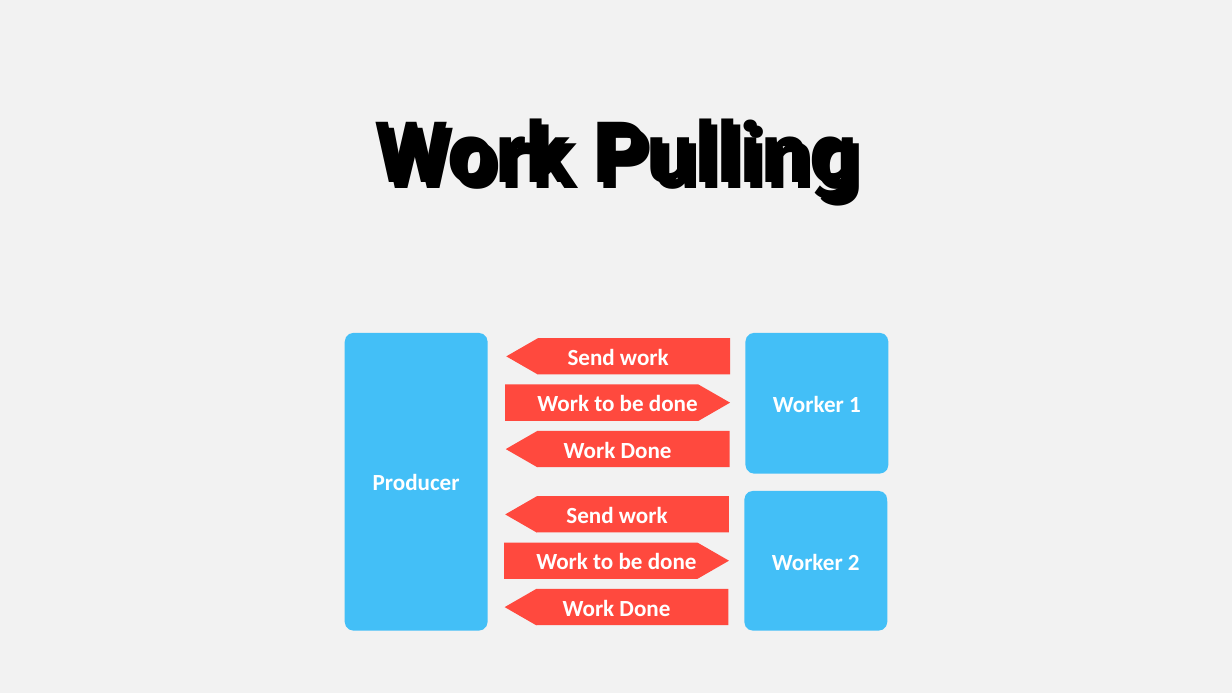
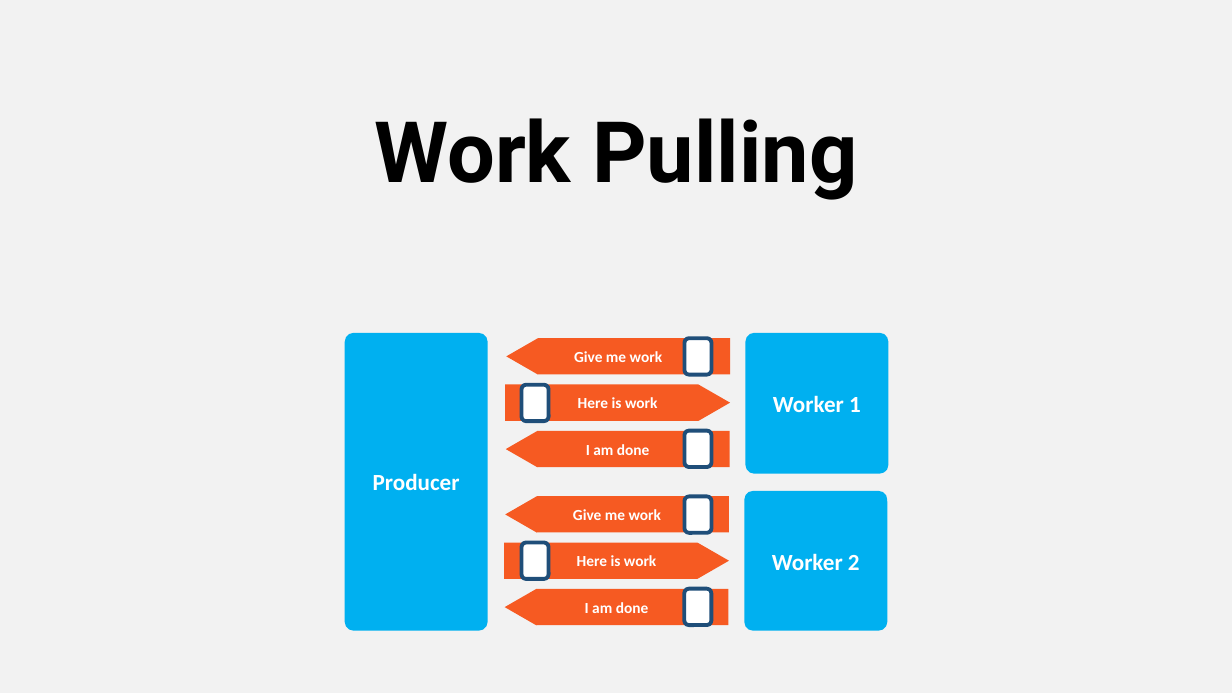
Before and after one commit to asynkron/website, a slide deck: slide 34 of media/logo.pptx (slide 36 before the commit). Drawn at 1232x693 pixels with LibreOffice and Linux fonts; fonts in the diff are those of the drawing. Boxes give left, top, right and bottom in pixels: in the first picture for what was removed or moved away, otherwise in the second. Text is boxed around its words. In the diff, an @@ line names an element or a change of style, - is before the commit and + after.

```diff
--- a/media/logo.pptx
+++ b/media/logo.pptx
@@ text in freeform shape at [574,351,662,362]: text changed; size 18 to 12 pt @@
-Send work
+Give me work
@@ rounded rectangle added at [685,338,712,374], fill #FFFFFF, outline #1F4E79 3 pt, 18 pt, text #FFFFFF @@
+3
@@ rounded rectangle added at [521,384,548,421], fill #FFFFFF, outline #1F4E79 3 pt @@
@@ text in freeform shape at [578,397,657,408]: text changed; size 18 to 12 pt @@
-Work to be done
+Here is work
@@ text in freeform shape at [586,444,650,455]: text changed; size 18 to 12 pt @@
-Work Done
+I am done
@@ rounded rectangle added at [685,431,712,467], fill #FFFFFF, outline #1F4E79 3 pt @@
@@ text in freeform shape at [573,509,661,520]: text changed; size 18 to 12 pt @@
-Send work
+Give me work
@@ rounded rectangle added at [685,496,712,532], fill #FFFFFF, outline #1F4E79 3 pt, 18 pt, text #FFFFFF @@
+3
@@ fill #43BFF7 to #00B0F0 in 3 elements at [746,333,889,473], [345,333,488,630], [745,491,888,630] @@
@@ fill #FF493E to #F65A22 in 6 elements at [506,338,730,375], [506,496,729,533], [506,431,729,468], [505,589,728,626], [506,384,730,421], [505,543,729,579] @@
@@ rounded rectangle added at [521,543,548,579], fill #FFFFFF, outline #1F4E79 3 pt, 18 pt, text #FFFFFF @@
+3
@@ text in freeform shape at [577,555,656,566]: text changed; size 18 to 12 pt @@
-Work to be done
+Here is work
@@ rounded rectangle added at [685,589,712,625], fill #FFFFFF, outline #1F4E79 3 pt @@
@@ text in freeform shape at [585,602,649,613]: text changed; size 18 to 12 pt @@
-Work Done
+I am done
```
Also in this commit, not shown: 10 other slides changed, 3 slides added, 3 slides removed.
